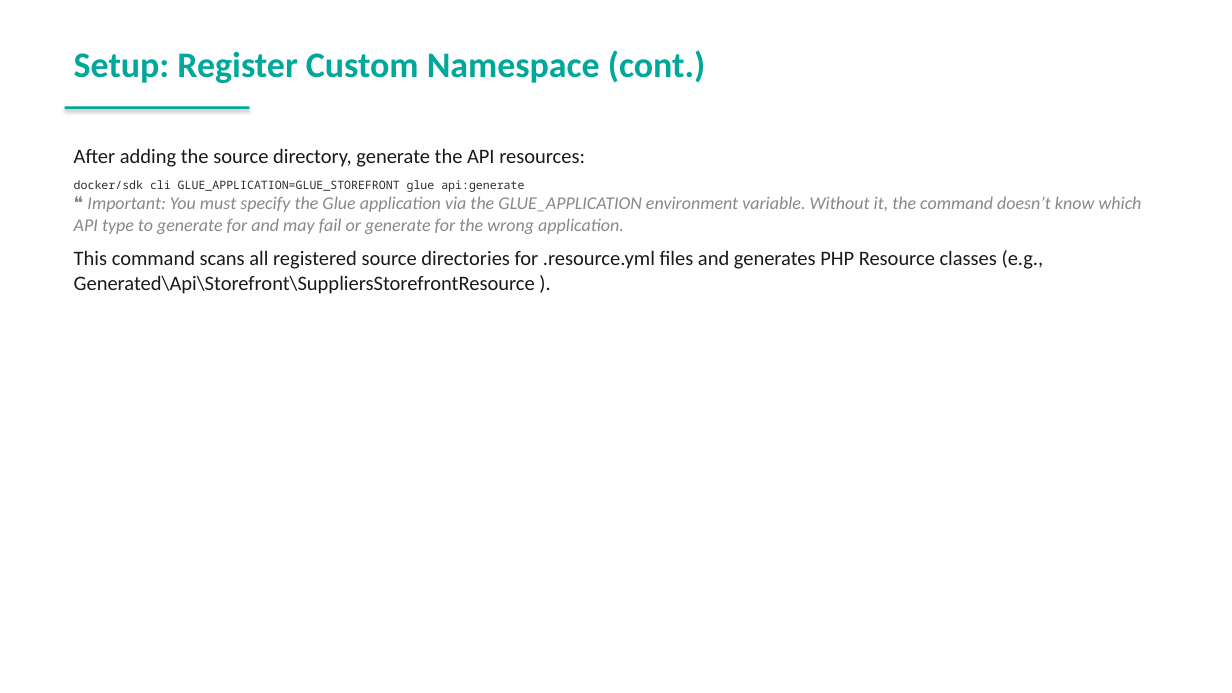
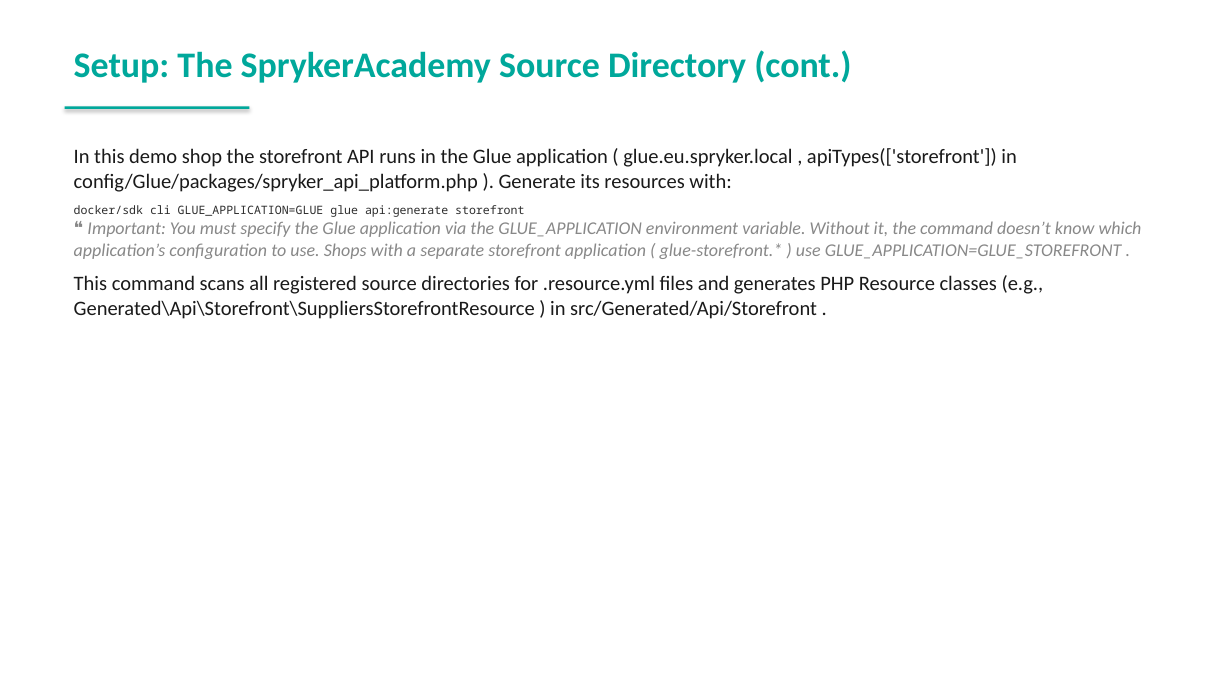
Before and after one commit to spryker-academy/instructor-exercises, a slide deck: slide 139 of guides-pptx/spryker-academy-professional.pptx (slide 132 before the commit). Drawn at 1232x693 pixels with LibreOffice and Linux fonts; fonts in the diff are those of the drawing. Boxes give left, top, right and bottom in pixels: in the first picture for what was removed or moved away, otherwise in the second. Text is boxed around its words. In the diff, an @@ line names an element or a change of style, - is before the commit and + after.

```diff
--- a/guides-pptx/spryker-academy-professional.pptx
+++ b/guides-pptx/spryker-academy-professional.pptx
@@ text at (74, 50, 851, 83): text changed @@
-Setup: Register Custom Namespace (cont.)
+Setup: The SprykerAcademy Source Directory (cont.)
@@ text at (74, 148, 1142, 319): text changed @@
-After adding the source directory, generate the API resources:
-docker/sdk cli GLUE_APPLICATION=GLUE_STOREFRONT glue api:generate
-❝ Important: You must specify the Glue application via the GLUE_APPLICATION environment variable. Without it, the command doesn’t know which API type to generate for and may fail or generate for the wrong application.
-This command scans all registered source directories for .resource.yml files and generates PHP Resource classes (e.g., Generated\Api\Storefront\SuppliersStorefrontResource ).
+In this demo shop the storefront API runs in the Glue application ( glue.eu.spryker.local , apiTypes(['storefront']) in config/Glue/packages/spryker_api_platform.php ). Generate its resources with:
+docker/sdk cli GLUE_APPLICATION=GLUE glue api:generate storefront
+❝ Important: You must specify the Glue application via the GLUE_APPLICATION environment variable. Without it, the command doesn’t know which application’s configuration to use. Shops with a separate storefront application ( glue-storefront.* ) use GLUE_APPLICATION=GLUE_STOREFRONT .
+This command scans all registered source directories for .resource.yml files and generates PHP Resource classes (e.g., Generated\Api\Storefront\SuppliersStorefrontResource ) in src/Generated/Api/Storefront .
```
Also in this commit, not shown: 106 other slides changed, 23 slides added, 11 slides removed, 46 other files.
